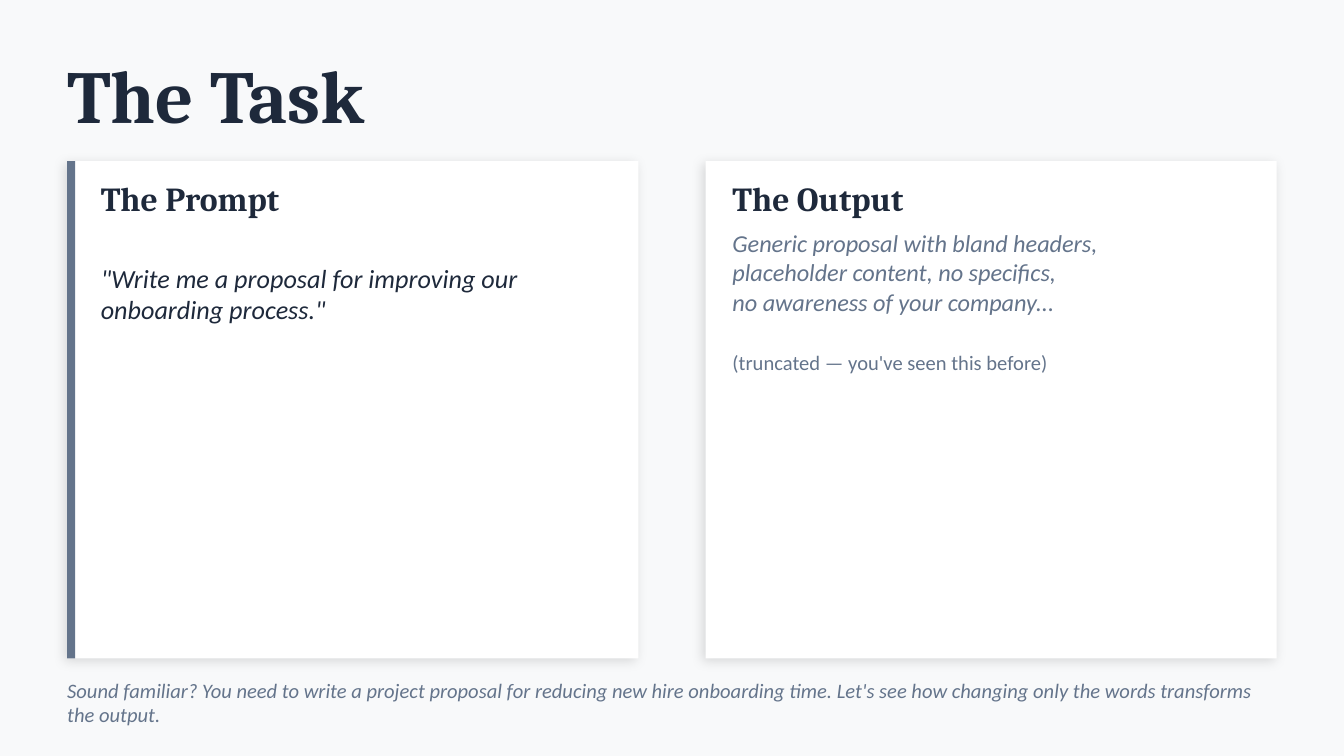
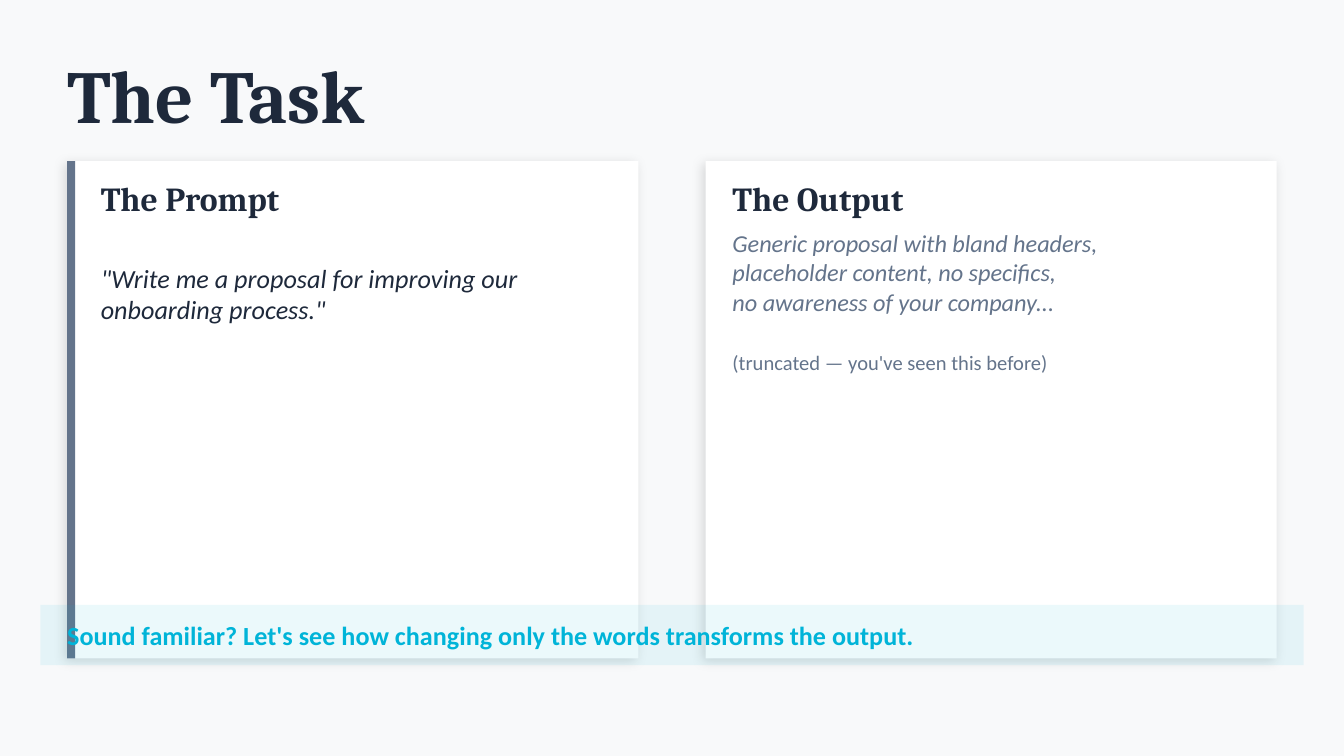
Before and after one commit to michaelengland/ai-best-practices, a slide deck: slide 17 of Getting-Agents-to-Give-Up-Their-Secrets.pptx (slide 15 before the commit). Drawn at 1344x756 pixels with LibreOffice and Linux fonts; fonts in the diff are those of the drawing. Boxes give left, top, right and bottom in pixels: in the first picture for what was removed or moved away, otherwise in the second. Text is boxed around its words. In the diff, an @@ line names an element or a change of style, - is before the commit and + after.

```diff
--- a/Getting-Agents-to-Give-Up-Their-Secrets.pptx
+++ b/Getting-Agents-to-Give-Up-Their-Secrets.pptx
@@ rectangle added at bbox=[40, 605, 1304, 665], fill #00B4D8 at 8% opacity @@
@@ text at bbox=[67, 624, 913, 652]: text changed; size 11 to 14 pt; text colour #64748B to #00B4D8; bold on; italic off @@
-Sound familiar? You need to write a project proposal for reducing new hire onboarding time. Let's see how changing only the words transforms the output.
+Sound familiar? Let's see how changing only the words transforms the output.
```
Also in this commit, not shown: 16 other slides changed, 2 slides added, 1 other file.
